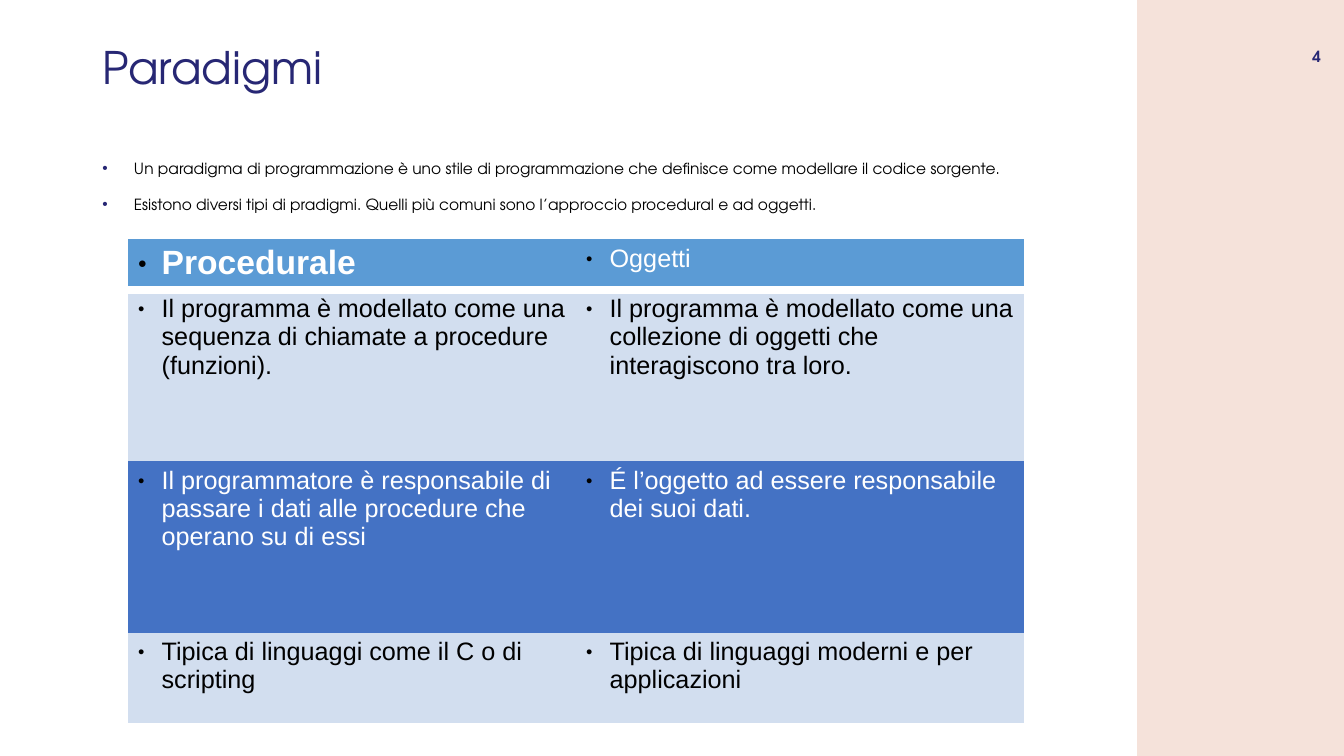
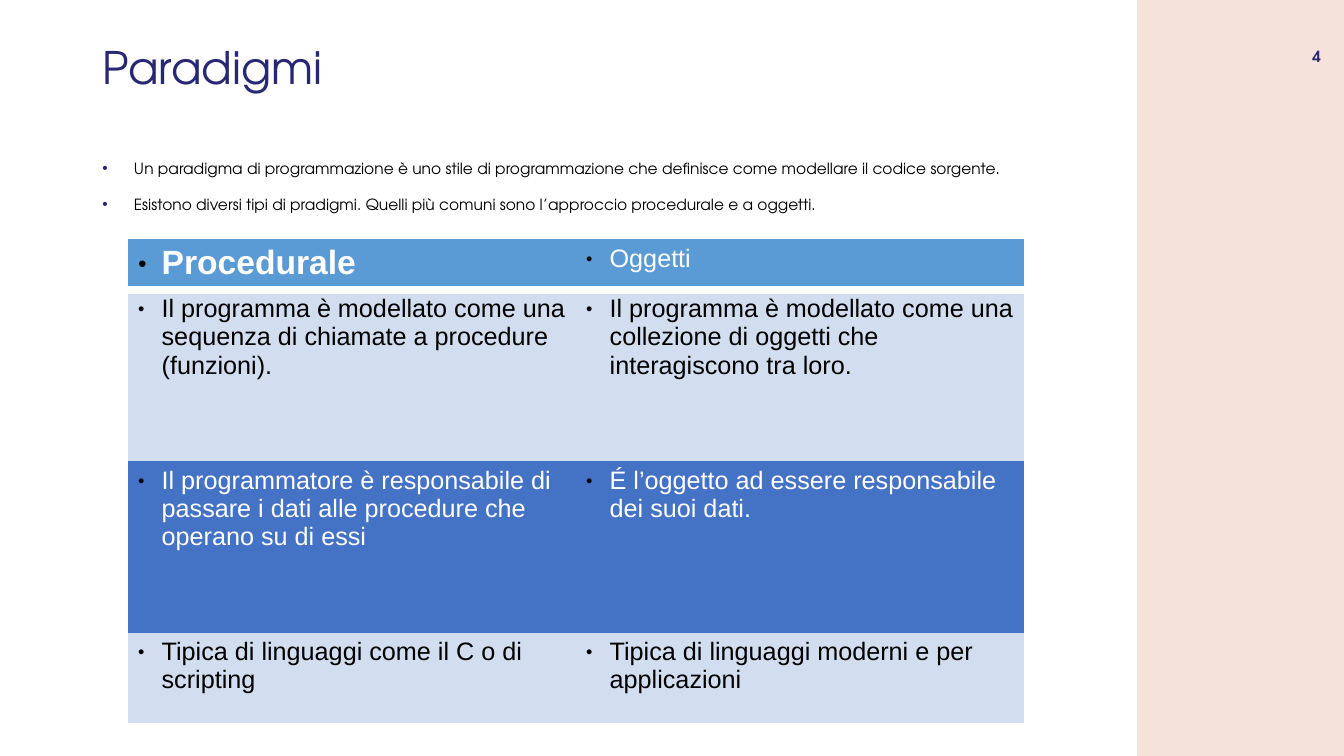
Before and after one commit to GMATZEU42/WS, a slide deck: slide 4 of WS02/WS_2.odp. Drawn at 1344x756 pixels with LibreOffice and Linux fonts; fonts in the diff are those of the drawing; background and template pictures are left out. Boxes give left, top, right and bottom in pixels: in the first picture for what was removed or moved away, otherwise in the second. Text is boxed around its words. In the diff, an @@ line names an element or a change of style, - is before the commit and + after.

Commit message:
Update WS02 presentation

```diff
--- a/WS02/WS_2.odp
+++ b/WS02/WS_2.odp
@@ text at <box>134,198,815,214</box>: text changed @@
-• Esistono diversi tipi di pradigmi. Quelli più comuni sono l’approccio procedural e ad oggetti.
+• Esistono diversi tipi di pradigmi. Quelli più comuni sono l’approccio procedurale e a oggetti.
```
Also in this commit, not shown: 6 other slides changed, 5 slides added, 1 slide removed, 4 other files.
